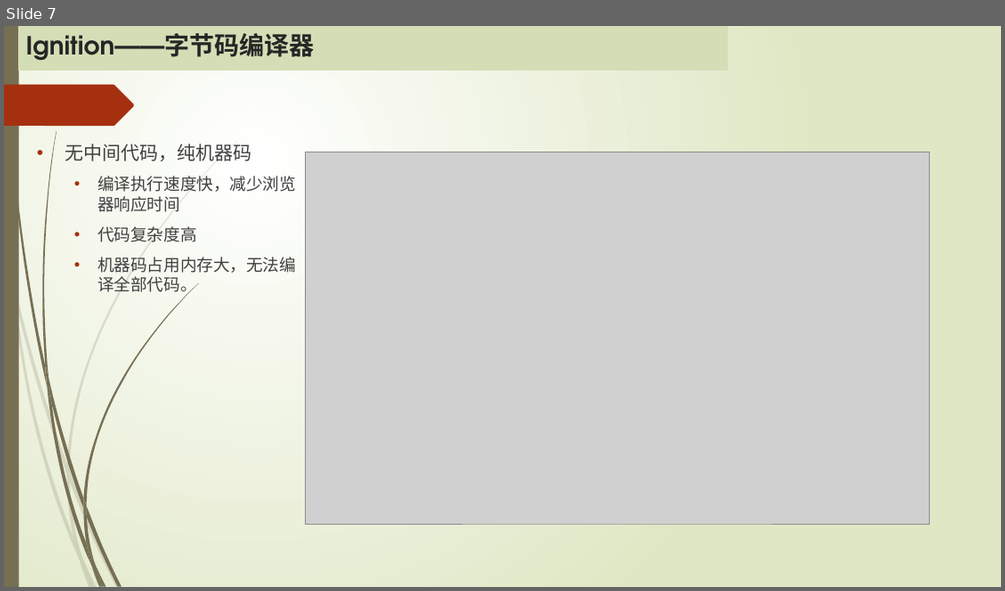
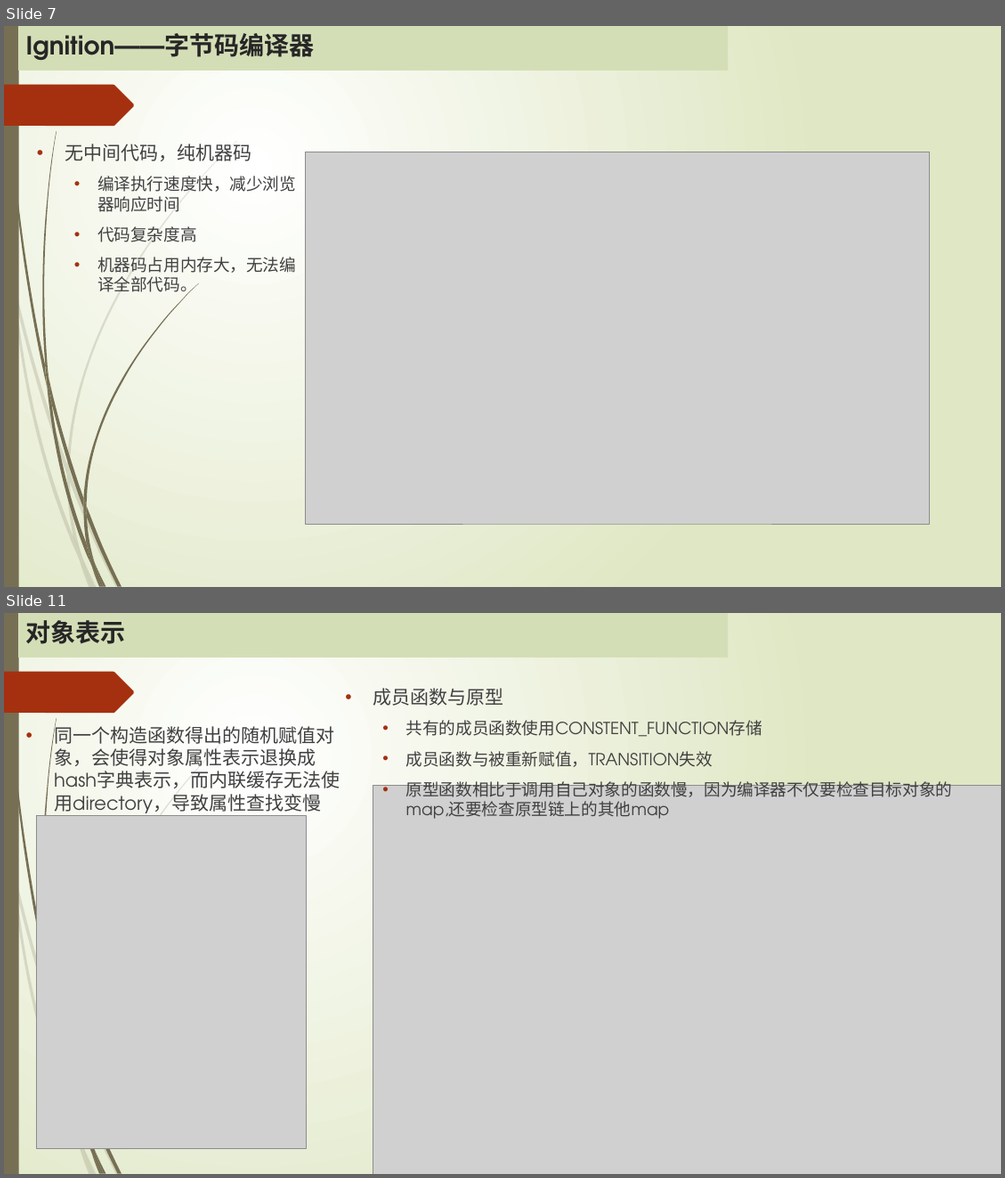
Before and after one commit to MickleWen/Google-V8, a slide deck: Google V8引擎.pptx. Shown one above the other, each under a label of ours: slide 7 before the commit, slides 7 and 11 after it; the slides between them are not shown. The pictures are 1005x591 and 1005x1178 pixels, drawn with LibreOffice and Linux fonts; fonts in the diff are those of the drawing; grey boxes stand for pictures. Boxes give left, top, right and bottom in pixels: in the first picture for what was removed or moved away, otherwise in the second. Text is boxed around its words. In the diff, an @@ line names an element or a change of style, - is before the commit and + after.

```diff
--- a/Google V8引擎.pptx
+++ b/Google V8引擎.pptx
@@ slide 11 added at [4, 613, 1001, 1174], background gradient #FFFFFF to #DFE8C4; not listed: 18 template elements that a slide beside it also shows @@
@@ rectangle added at [18, 613, 728, 657], fill #D4DEB6, 24 pt, text #262626, bold @@
+对象表示
@@ text added at [373, 688, 953, 819], 16 pt, text #404040 @@
+• 成员函数与原型
+  • 共有的成员函数使用CONSTENT_FUNCTION存储
+  • 成员函数与被重新赋值，TRANSITION失效
+  • 原型函数相比于调用自己对象的函数慢，因为编译器不仅要检查目标对象的map,还要检查原型链上的其他map
@@ text added at [54, 723, 340, 813], 18 pt, text #404040 @@
+• 同一个构造函数得出的随机赋值对象，会使得对象属性表示退换成hash字典表示，而内联缓存无法使用directory，导致属性查找变慢
@@ picture added at [373, 786, 1001, 1174] @@
@@ picture added at [37, 816, 306, 1149] @@
```
Also in this commit, not shown: 1 slide changed, 5 other slides added.
